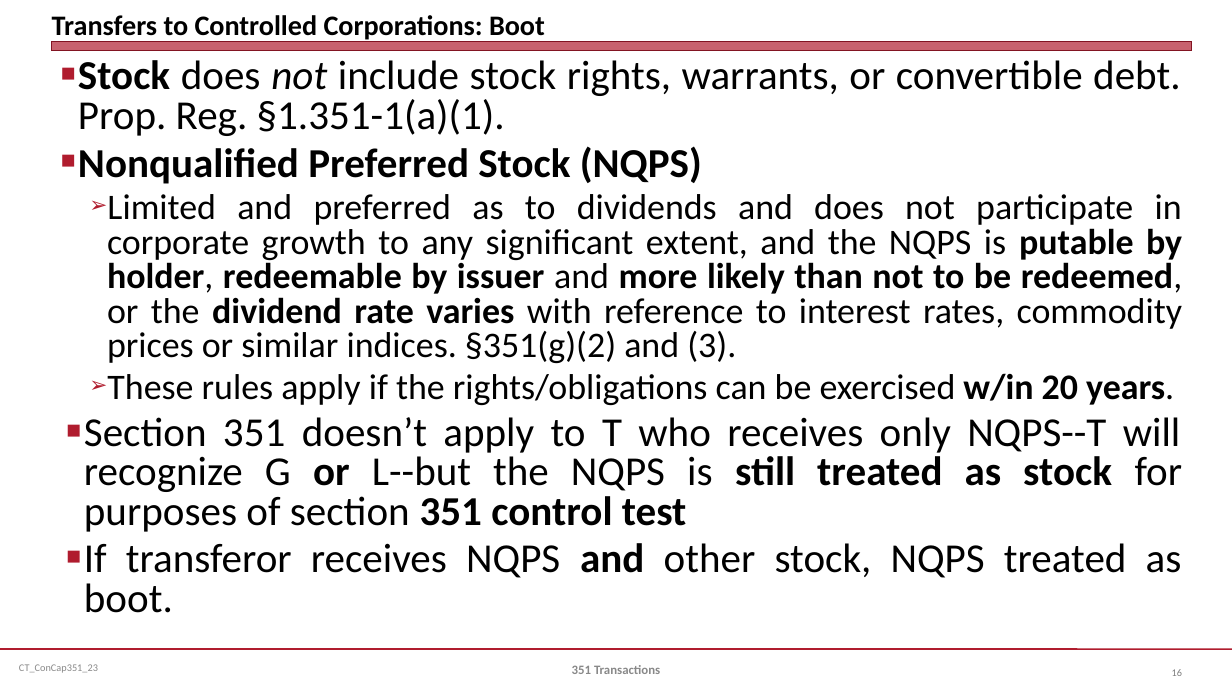
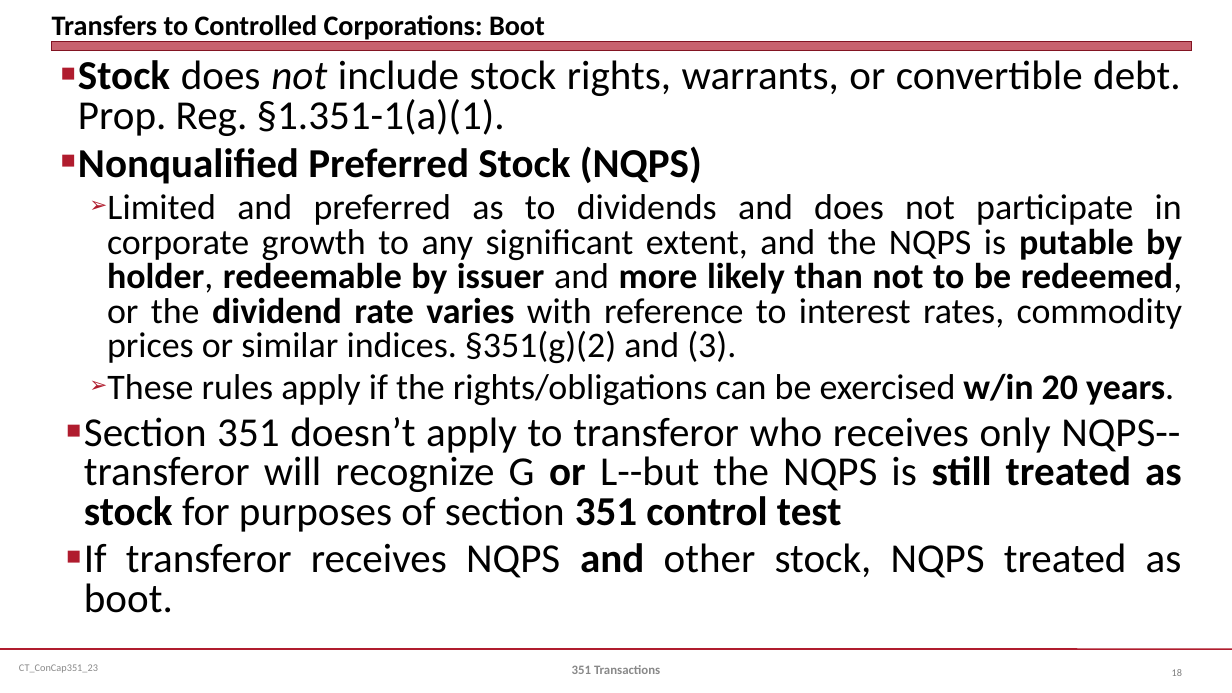
Before and after one commit to jmc877/Corporate-Tax, a slide deck: slide 18 of slides/CT_ConCap351_23.pptx (slide 16 before the commit). Drawn at 1232x693 pixels with LibreOffice and Linux fonts; fonts in the diff are those of the drawing. Boxes give left, top, right and bottom in pixels: in the first picture for what was removed or moved away, otherwise in the second. Text is boxed around its words. In the diff, an @@ line names an element or a change of style, - is before the commit and + after.

```diff
--- a/slides/CT_ConCap351_23.pptx
+++ b/slides/CT_ConCap351_23.pptx
@@ text at box(84, 417, 1182, 532): text changed @@
-■ Section 351 doesn’t apply to T who receives only NQPS--T will recognize G or L--but the NQPS is still treated as stock for purposes of section 351 control test
+■ Section 351 doesn’t apply to transferor who receives only NQPS--transferor will recognize G or L--but the NQPS is still treated as stock for purposes of section 351 control test
```
Also in this commit, not shown: 2 other slides changed, 2 slides added.
